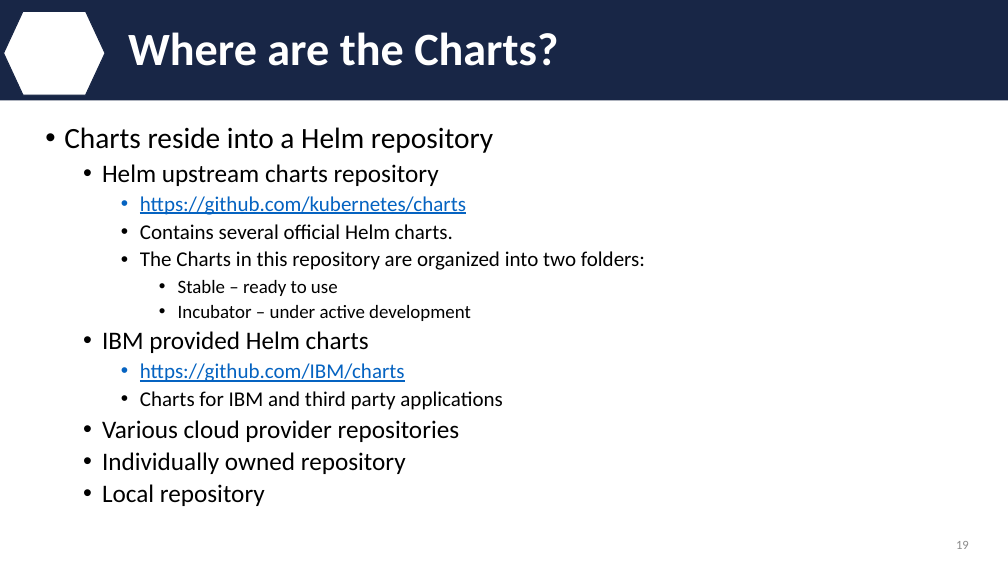
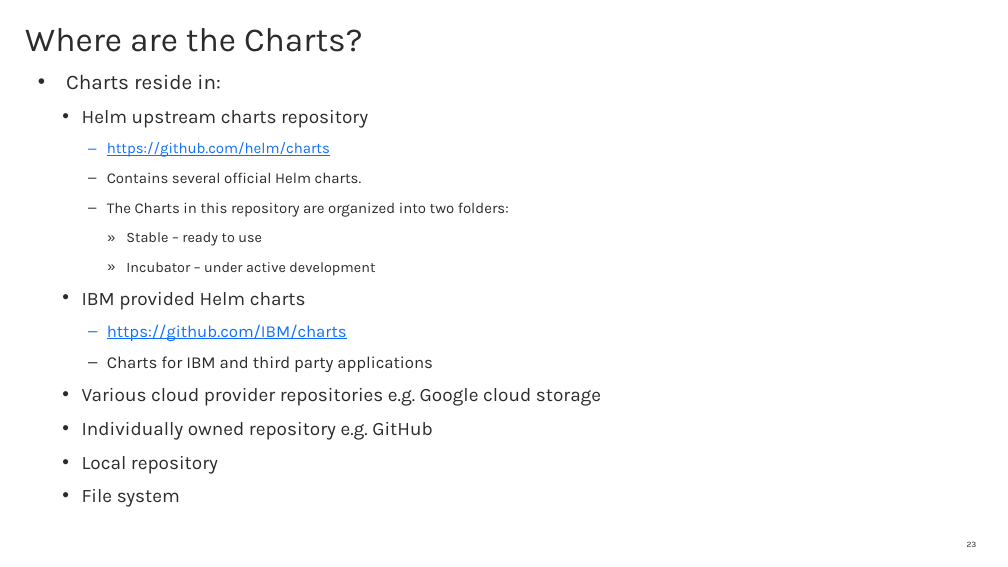
Before and after one commit to IBM/helm101, a slide deck: slide 23 of presentation/Helm.pptx (slide 19 before the commit). Drawn at 1008x567 pixels with LibreOffice and Linux fonts; fonts in the diff are those of the drawing; background and template pictures are left out. Boxes give left, top, right and bottom in pixels: in the first picture for what was removed or moved away, otherwise in the second. Text is boxed around its words. In the diff, an @@ line names an element or a change of style, - is before the commit and + after.

```diff
--- a/presentation/Helm.pptx
+++ b/presentation/Helm.pptx
@@ rectangle removed at <box>0,0,1008,101</box> @@
@@ hexagon removed at <box>4,11,105,95</box> @@
@@ title "Where are the Charts?": place and size @@
-title "Where are the Charts?" at <box>128,32,558,66</box>
+title "Where are the Charts?" at <box>25,28,362,52</box>
@@ title "Where are the Charts?" at <box>25,28,362,52</box>: size 44 to 32 pt, font Calibri to Karla, text colour #FFFFFF to #2B2B2B, bold off; vertical alignment middle to top @@
@@ text "Charts reside in:": place and size @@
-text "Charts reside in:" at <box>64,127,645,506</box>
+text "Charts reside in:" at <box>66,74,601,507</box>
@@ text at <box>66,74,221,90</box>: text changed; size 28 to 19.8 pt; font Calibri to Karla; text colour #000000 to #2B2B2B @@
-• Charts reside into a Helm repository
+• Charts reside in:
@@ text at <box>82,110,509,474</box>: size 24 to 18.2 pt in "Helm upstream charts repository", "IBM provided Helm charts", "Local repository"; font Calibri to Karla in "Helm upstream charts repository", "Contains several official Helm charts.", "The Charts in this repository are organized ...", "Stable – ready to use" and 5 more places; text colour #000000 to #2B2B2B in "Helm upstream charts repository", "Contains several official Helm charts.", "The Charts in this repository are organized ...", "Stable – ready to use" and 4 more places; size 20 to 14.3 pt in "Contains several official Helm charts.", "The Charts in this repository are organized ..."; size 18 to 13.8 pt in "Stable – ready to use", "Incubator – under active development"; size 20 to 16 pt in "https://github.com/IBM/charts", "Charts for IBM and third party applications"; text colour #0563C1 to #0F6FFF in "https://github.com/IBM/charts"; list level 2 to 3 in "Helm upstream charts repository"; line spacing 0.9 to 0.8; bullet • to –; list level 3 to 4 in "Contains several official Helm charts."; list level 3 to 4 in "The Charts in this repository ..."; bullet • to »; list level 4 to 5 in "Stable – ready to use"; list level 4 to 5 in "Incubator – under active development"; list level 2 to 3 in "IBM provided Helm charts"; list level 3 to 4 in "https://github.com/IBM/charts"; list level 3 to 4 in "Charts for IBM and third ..."; list level 2 to 3 in "Local repository" @@
@@ text at <box>107,142,330,157</box>: text changed; size 20 to 14.3 pt; font Calibri to Karla; text colour #0563C1 to #0F6FFF @@
-    • https://github.com/kubernetes/charts
+      – https://github.com/helm/charts
@@ text at <box>82,388,601,440</box>: text changed; size 24 to 18.2 pt; font Calibri to Karla; text colour #000000 to #2B2B2B @@
-  • Various cloud provider repositories
-  • Individually owned repository
+    • Various cloud provider repositories e.g. Google cloud storage
+    • Individually owned repository e.g. GitHub
@@ text at <box>82,489,180,507</box>: paragraph added @@
+    • File system
@@ page number at <box>967,541,977,547</box>: text changed; size 12 to 8 pt; font Calibri to Karla; text colour #8C8C8C to #2B2B2B @@
-19
+23
```
Also in this commit, not shown: 40 other slides changed, 9 slides added, 3 slides removed.
